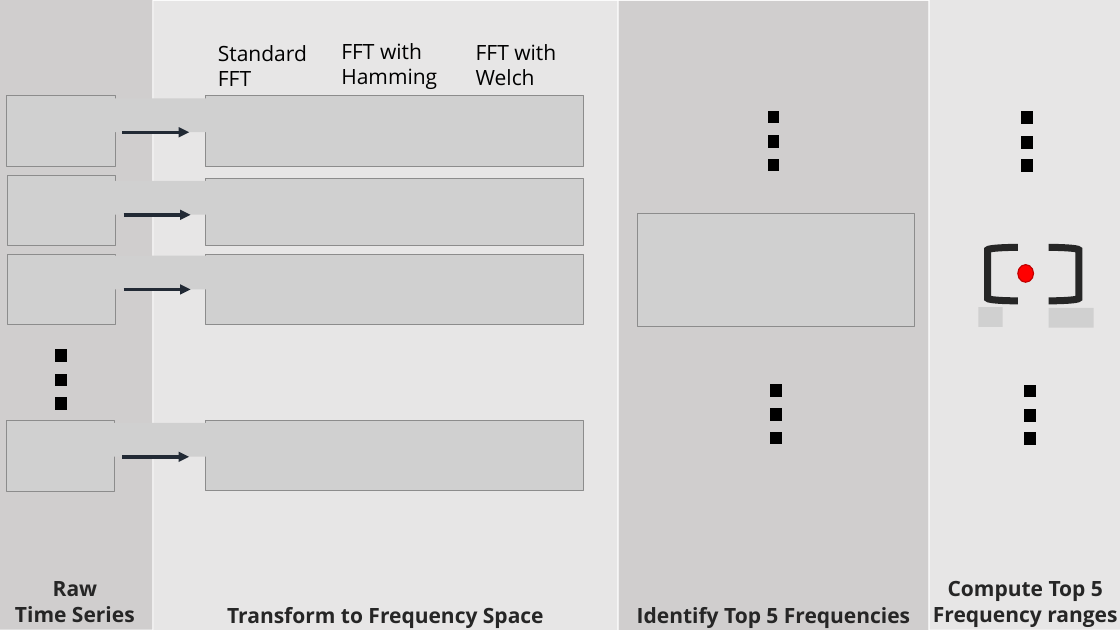
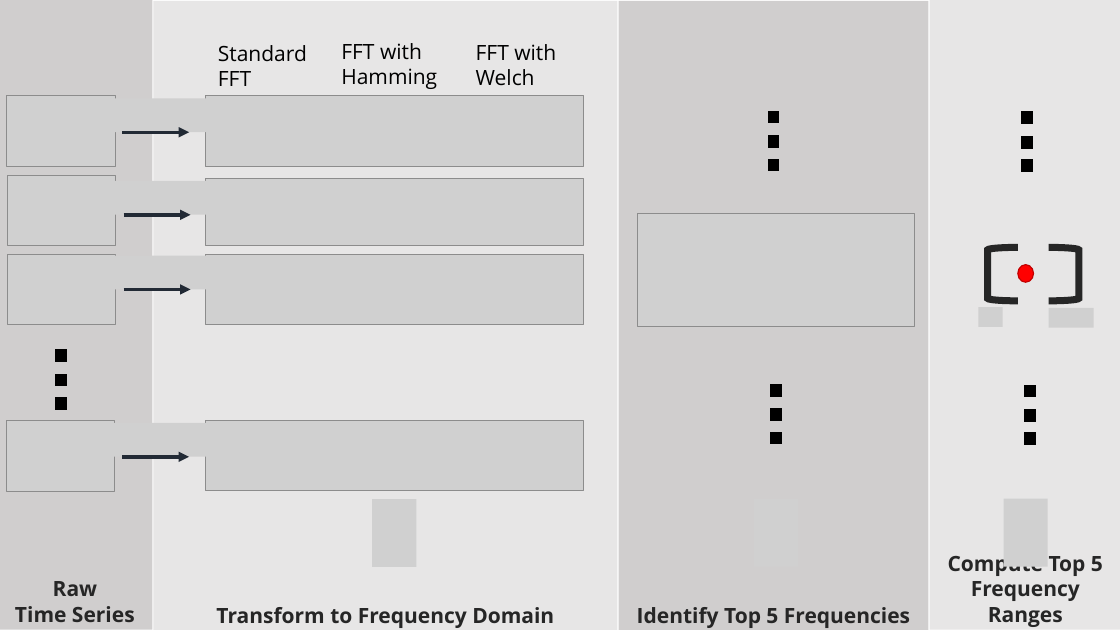
Before and after one commit to philippbeer/593_master_thesis, a slide deck: slide 2 of img/process.pptx. Drawn at 1120x630 pixels with LibreOffice and Linux fonts; fonts in the diff are those of the drawing; grey boxes stand for pictures. Boxes give left, top, right and bottom in pixels: in the first picture for what was removed or moved away, otherwise in the second. Text is boxed around its words. In the diff, an @@ line names an element or a change of style, - is before the commit and + after.

```diff
--- a/img/process.pptx
+++ b/img/process.pptx
@@ picture added at (372,499,417,567) @@
@@ picture added at (1004,499,1049,567) @@
@@ text in rectangle at (971,581,1080,627): text changed @@
-Frequency ranges
+Frequency Ranges
@@ text in rectangle at (216,607,554,628): text changed @@
-Transform to Frequency Space
+Transform to Frequency Domain
```
Also in this commit, not shown: 3 slides added, 1 slide removed, 8 other files.
